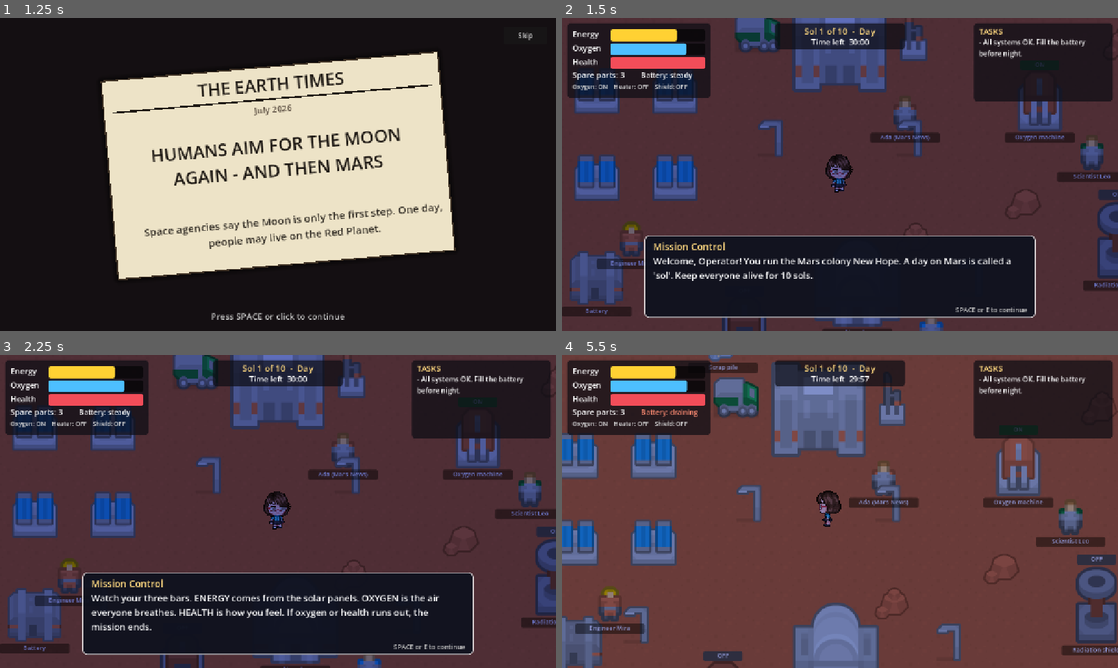
Above: before the commit, frames 1-4 (two rows, left to right).
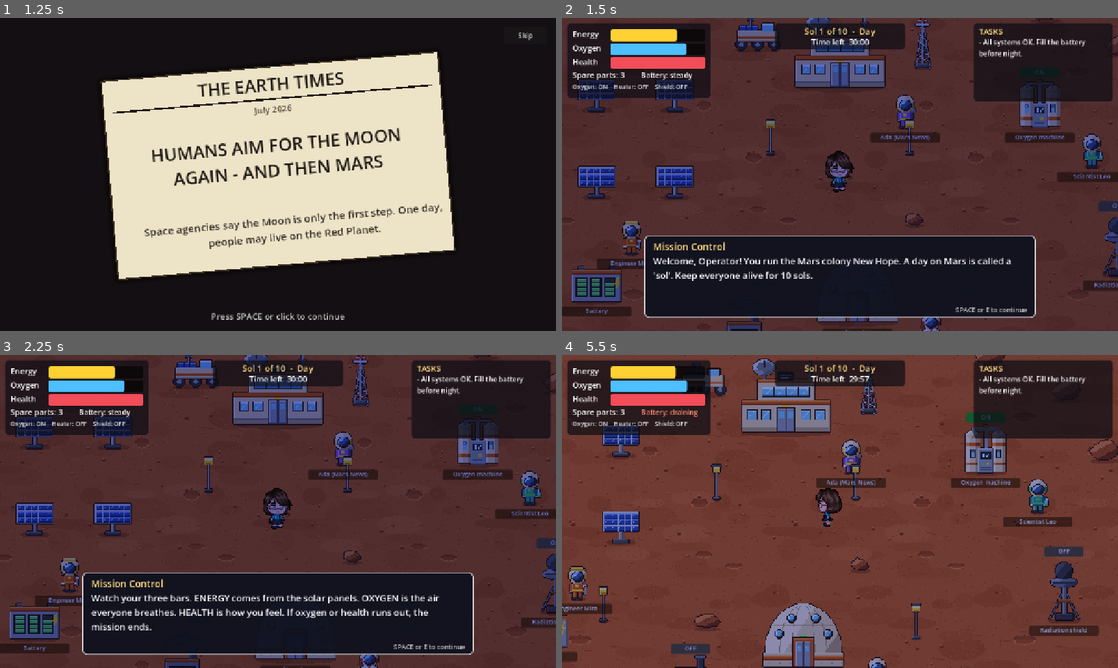
Above: after the commit, the same moments.

Repository: TheReaLegolas/nasa-spaceapps-1
Game: Godot game, scene res://scenes/title.tscn
Same seed, same stepped clock (60 frames per second), same inputs: the game is played once before the commit and once after it.
Inputs (mouse positions are in pixels of both pictures, inside the frame that each line leads up to):
- Up to frame 1 (1.25 s): click "START" at 0.5 s
- Up to frame 2 (1.5 s): click "Skip" at 1.25 s
- Up to frame 3 (2.25 s): tap Enter at 2 s; move the mouse to (400, 495) at 2.02 s; hold D (move_right) from 2.03 s (still down); hold E (interact) from 2.03 s (still down); click (400, 495) at 2.17 s
- Up to frame 4 (5.5 s): tap Space at 2.27, 2.75, 3.02, 4.52, 5.27 s; move the mouse to (728, 527) at 2.77 s; release D (move_right) at 2.78 s; release E (interact) at 2.78 s; hold S (move_down) 2.78-3.53 s; tap E (interact) at 2.85, 4.35 s; move the mouse to (895, 442) at 3.52 s; hold D (move_right) 3.53-4.28 s; hold E (interact) 3.53-4.28 s; move the mouse to (812, 574) at 4.27 s; hold W (move_up) 4.28-5.03 s; click (812, 574) at 4.42 s; move the mouse to (1006, 558) at 5.02 s; hold A (move_left) from 5.03 s (still down); hold E (interact) from 5.03 s (still down)

Frame 1 is identical in both runs. In frame 2, 13% of the frame differs, in the area x 0-100%, y 0-100%; in frame 3, 13%; in frame 4, 28%.

Commit message:
Pixel art improved
Co-Authored-By: Nyxborne9 <351625341+nyxborne9@users.noreply.github.com>

Diff:
--- a/scripts/game.gd
+++ b/scripts/game.gd
@@ -48,5 +48,5 @@
 	else:
 		lines.append("Mars temperatures: sample values in the range NASA's Curiosity rover measures.")
 	lines.append("Oxygen machine: based on NASA's MOXIE experiment on the Perseverance rover.")
-	lines.append("World art: Kenney (kenney.nl). Characters: our team.")
+	lines.append("Art: our team, made with AI tools.")
 	return "\n".join(lines)
--- a/scripts/machine.gd
+++ b/scripts/machine.gd
@@ -13,12 +13,13 @@
 var sprite: Sprite2D
 var tex_off: Texture2D
 var tex_on: Texture2D
+var tex_broken: Texture2D      # optional picture used while broken
 var badge: Label
 var name_label: Label
 var top := 0.0
 
 
-func setup(p_kind: String, p_title: String, tex_path: String, p_scale: float, p_radius: float, on_tex_path: String = "", sink: float = 0.42, vis: float = 0.84) -> void:
+func setup(p_kind: String, p_title: String, tex_path: String, p_scale: float, p_radius: float, on_tex_path: String = "", sink: float = 0.5, vis: float = 1.0) -> void:
 	kind = p_kind
 	title = p_title
 	radius = p_radius
@@ -29,12 +30,13 @@
 
 	sprite = Sprite2D.new()
 	sprite.texture = tex_off
+	sprite.texture_filter = CanvasItem.TEXTURE_FILTER_NEAREST
 	sprite.scale = Vector2(p_scale, p_scale)
 	var h := 128.0
 	if tex_off != null:
 		h = float(tex_off.get_height())
-	# Kenney sprites have empty space around them. "sink" moves the picture so
-	# its feet sit on the node position; "vis" is how tall the picture really is.
+	# "sink" moves the picture so its feet sit on the node position (0.5 = the
+	# bottom edge of the image); "vis" is how much of the image height is used.
 	sprite.offset = Vector2(0, -h * sink)
 	add_child(sprite)
 	top = h * vis * p_scale
@@ -84,8 +86,12 @@
 	if sprite == null:
 		return
 	if broken:
-		sprite.texture = tex_off
-		sprite.modulate = Color(0.5, 0.42, 0.42)
+		if tex_broken != null:
+			sprite.texture = tex_broken
+			sprite.modulate = Color(1, 1, 1)
+		else:
+			sprite.texture = tex_off
+			sprite.modulate = Color(0.5, 0.42, 0.42)
 		_set_badge("BROKEN!", Color(0.8, 0.15, 0.1, 0.95))
 	elif switchable:
 		if is_on:
@@ -97,6 +103,7 @@
 			sprite.modulate = Color(0.72, 0.72, 0.78)
 			_set_badge("OFF", Color(0.3, 0.3, 0.3, 0.95))
 	else:
+		sprite.texture = tex_off
 		sprite.modulate = Color(1, 1, 1)
 		badge.visible = false
 
--- a/scripts/main.gd
+++ b/scripts/main.gd
@@ -29,14 +29,7 @@
 const SCRAP_HIT := 8.0            # health lost when flying scrap hits you
 const WORKSHOP_COST := 25.0       # energy needed to build one spare part
 
-# where each picture's feet are, and how tall it really is (fractions of the image)
-const SPRITE_INFO := {
-	"solar_panel": [0.34, 0.69], "dome": [0.5, 1.0], "workshop": [0.5, 1.0],
-	"shield_off": [0.41, 0.84], "oxygen_machine": [0.34, 0.69], "heater": [0.34, 0.69],
-	"battery": [0.44, 0.88], "command_center": [0.5, 1.0], "antenna": [0.38, 0.75],
-	"lamp": [0.28, 0.56], "npc": [0.19, 0.38], "rock": [0.26, 0.5],
-	"scrap_pile": [0.28, 0.55], "truck": [0.25, 0.5], "rover": [0.28, 0.56],
-}
+const ART_SCALE := 2.0           # every world picture is pixel art shown at 2x
 
 var energy := START_ENERGY
 var oxygen := START_OXYGEN
@@ -117,8 +110,10 @@
 	ground.texture = load("res://assets/world/ground.png")
 	ground.centered = false
 	ground.texture_repeat = CanvasItem.TEXTURE_REPEAT_ENABLED
+	ground.texture_filter = CanvasItem.TEXTURE_FILTER_NEAREST
 	ground.region_enabled = true
-	ground.region_rect = Rect2(Vector2.ZERO, WORLD_SIZE)
+	ground.region_rect = Rect2(Vector2.ZERO, WORLD_SIZE / ART_SCALE)
+	ground.scale = Vector2(ART_SCALE, ART_SCALE)
 	ground.z_index = -10
 	add_child(ground)
 
@@ -131,29 +126,30 @@
 
 	# --- solar field (left side)
 	for p in [Vector2(380, 520), Vector2(560, 520), Vector2(740, 520), Vector2(380, 720), Vector2(560, 720), Vector2(740, 720)]:
-		var panel = _spawn("panel", "Solar panel", "solar_panel", p, 1.2, 44.0)
+		var panel = _spawn("panel", "Solar panel", "solar_panel", p, 40.0)
+		panel.tex_broken = load("res://assets/world/solar_panel_broken.png")
 		panel.name_label.visible = false
 		panels.append(panel)
-	battery = _spawn("battery", "Battery", "battery", Vector2(560, 960), 1.1, 54.0)
+	battery = _spawn("battery", "Battery", "battery", Vector2(560, 960), 56.0)
 
 	# --- centre
-	_spawn("decor", "", "command_center", Vector2(1120, 470), 1.7, 92.0)
-	_spawn("decor", "", "antenna", Vector2(1290, 400), 1.3, 22.0)
-	dome = _spawn("dome", "Habitat dome", "dome", Vector2(1160, 1010), 1.6, 84.0)
-	heater = _spawn("heater", "Heater", "heater", Vector2(900, 1080), 1.6, 44.0)
+	_spawn("decor", "", "command_center", Vector2(1120, 470), 100.0)
+	_spawn("decor", "", "antenna", Vector2(1310, 420), 20.0)
+	dome = _spawn("dome", "Habitat dome", "dome", Vector2(1160, 1010), 90.0)
+	heater = _spawn("heater", "Heater", "heater", Vector2(900, 1080), 42.0, "heater_on")
 	heater.switchable = true
 
 	# --- right side
-	oxy_machine = _spawn("oxygen", "Oxygen machine", "oxygen_machine", Vector2(1580, 560), 1.6, 44.0)
+	oxy_machine = _spawn("oxygen", "Oxygen machine", "oxygen_machine", Vector2(1580, 560), 48.0)
 	oxy_machine.switchable = true
 	oxy_machine.is_on = true
-	shield = _spawn("shield", "Radiation shield", "shield_off", Vector2(1760, 900), 1.7, 42.0, "shield_on")
+	shield = _spawn("shield", "Radiation shield", "shield_off", Vector2(1760, 900), 36.0, "shield_on")
 	shield.switchable = true
-	workshop = _spawn("workshop", "Workshop", "workshop", Vector2(1500, 1220), 1.5, 62.0)
-	_spawn("decor", "", "truck", Vector2(1330, 1290), 1.3, 34.0)
-	_spawn("decor", "", "rover", Vector2(930, 380), 1.3, 36.0)
+	workshop = _spawn("workshop", "Workshop", "workshop", Vector2(1500, 1220), 82.0)
+	_spawn("decor", "", "truck", Vector2(1340, 1300), 40.0)
+	_spawn("decor", "", "rover", Vector2(930, 380), 46.0)
 	for p in [Vector2(960, 620), Vector2(1280, 620), Vector2(700, 900), Vector2(1420, 940)]:
-		_spawn("decor", "", "lamp", p, 1.2, 12.0)
+		_spawn("decor", "", "lamp", p, 10.0)
 
 	for m in [heater, oxy_machine, shield]:
 		m.refresh()
@@ -172,7 +168,7 @@
 		var spot := _free_spot(Rect2(80, 150, WORLD_SIZE.x - 160, WORLD_SIZE.y - 220))
 		if spot == Vector2.ZERO:
 			continue
-		_spawn("decor", "", rocks[i % rocks.size()], spot, rng.randf_range(0.8, 1.2), 24.0)
+		_spawn("decor", "", rocks[i % rocks.size()], spot, 22.0)
 
 	# --- the player
 	player = PlayerScript.new()
@@ -197,31 +193,25 @@
 	add_child(hud)
 
 
-func _spawn(kind: String, title: String, asset: String, pos: Vector2, size_scale: float, radius: float, on_asset: String = ""):
-	var key := asset
-	if asset.begins_with("npc"):
-		key = "npc"
-	elif asset.begins_with("rock"):
-		key = "rock"
-	var info: Array = SPRITE_INFO.get(key, [0.42, 0.84])
+func _spawn(kind: String, title: String, asset: String, pos: Vector2, radius: float, on_asset: String = ""):
 	var on_path := ""
 	if on_asset != "":
 		on_path = "res://assets/world/%s.png" % on_asset
 	var m = MachineScript.new()
 	m.position = pos
 	world.add_child(m)
-	m.setup(kind, title, "res://assets/world/%s.png" % asset, size_scale, radius, on_path, float(info[0]), float(info[1]))
+	m.setup(kind, title, "res://assets/world/%s.png" % asset, ART_SCALE, radius, on_path)
 	machines.append(m)
 	return m
 
 
 func _spawn_npc(title: String, role: String, asset: String, pos: Vector2) -> void:
-	var m = _spawn("npc", title, asset, pos, 1.7, 16.0)
+	var m = _spawn("npc", title, asset, pos, 16.0)
 	m.role = role
 
 
 func _spawn_scrap(pos: Vector2) -> void:
-	_spawn("scrap", "Scrap pile", "scrap_pile", pos, 0.9, 26.0)
+	_spawn("scrap", "Scrap pile", "scrap_pile", pos, 32.0)
 
 
 func _free_spot(area: Rect2) -> Vector2:
--- a/scripts/player.gd
+++ b/scripts/player.gd
@@ -18,7 +18,7 @@
 	sprite = Sprite2D.new()
 	sprite.texture = tex["down"]
 	sprite.texture_filter = CanvasItem.TEXTURE_FILTER_NEAREST
-	sprite.scale = Vector2(1.4, 1.4)
+	sprite.scale = Vector2(1.5, 1.5)
 	sprite.offset = Vector2(0, -35)
 	add_child(sprite)
 
Binary file changed: assets/world/antenna.png
Binary file changed: assets/world/battery.png
Binary file changed: assets/world/command_center.png
Binary file changed: assets/world/dome.png
Binary file changed: assets/world/ground.png
Binary file changed: assets/world/heater.png
Binary file added: assets/world/heater_on.png
Not shown, added: assets/world/heater_on.png.import
Binary file changed: assets/world/lamp.png
Binary file changed: assets/world/npc_doctor.png
Binary file changed: assets/world/npc_engineer.png
Binary file changed: assets/world/npc_journalist.png
(and 15 more such lines)
